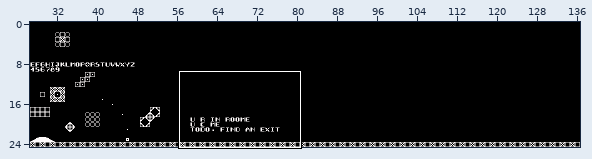
An edit to a level. Tiled map, resources/tile-map.tmx. The picture above shows the old version from afar; the outline marks the close-up.
Close-up. Earlier state:
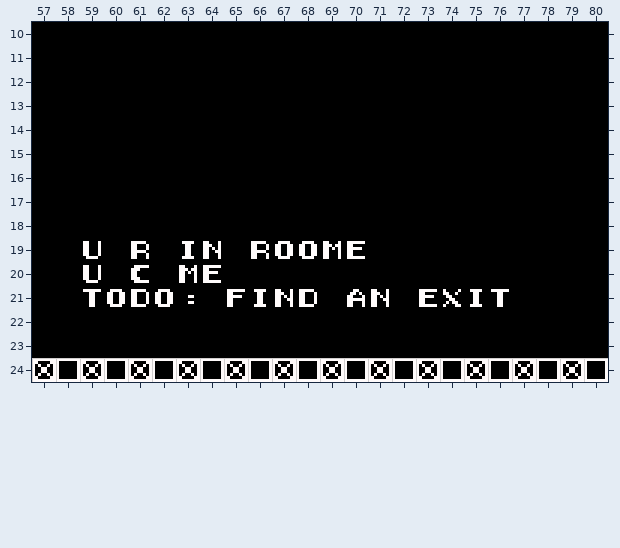
Cells are 8x8 px. Shown: x 57..80, y 10..24. The commit also changed other parts of the map, which this record leaves out.
Once edited:
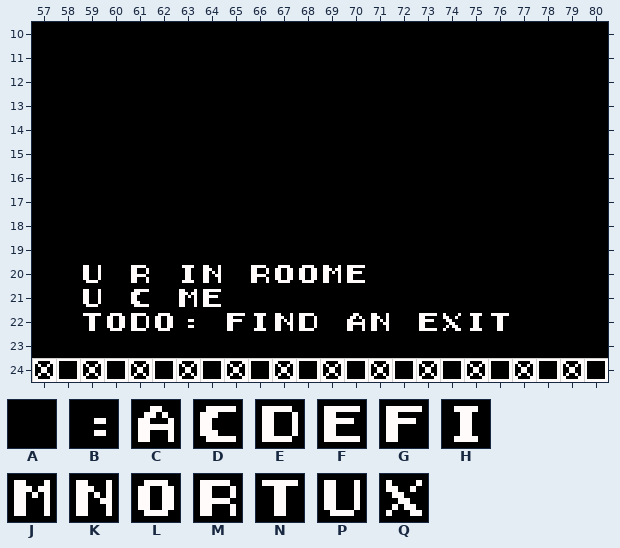
Key: from "charset-1": A 32, B 58, C 65, D 67, E 68, F 69, G 70, H 73, J 77, K 78, L 79, M 82, N 84, P 85, Q 88.
_ is an empty cell.
Diff:
Layer "Tile Layer 1":
The author changed tile C to tile A in row 21 at x 70.
The author changed tile E to tile A in row 21 at x 68.
The author changed tile F to tile A in row 19 at x 70; in row 21 at x 73.
The author changed tile G to tile A in row 21 at x 65.
The author changed tile H to tile A in row 19 at x 63; in row 21 at x 66 and 75.
The author changed tile J to tile A in row 19 at x 69.
The author changed tile K to tile A in row 19 at x 64; in row 21 at x 67 and 71.
The author changed tile L to tile A in row 19 at x 67 to 68; in row 21 at x 60 and 62.
The author changed tile M to tile A in row 19 at x 61 and 66.
The author changed tile N to tile A in row 21 at x 76.
The author changed tile P to tile A in row 19 at x 59.
The author changed tile Q to tile A in row 21 at x 74.
The author changed tile A to tile B in row 22 at x 63.
The author changed tile A to tile C in row 22 at x 70.
The author changed tile E to tile D in row 21 at x 61.
The author changed tile A to tile E in row 22 at x 61 and 68.
The author changed tile A to tile F in row 20 at x 70; in row 21 at x 64; in row 22 at x 73.
The author changed tile A to tile G in row 22 at x 65.
The author changed tile A to tile H in row 22 at x 66 and 75.
The author changed tile J to tile H in row 20 at x 63.
The author changed tile A to tile J in row 20 at x 69.
The author changed tile B to tile J in row 21 at x 63.
The author changed tile A to tile K in row 22 at x 67 and 71.
The author changed tile F to tile K in row 20 at x 64.
The author changed tile A to tile L in row 20 at x 67 to 68; in row 22 at x 60 and 62.
The author changed tile A to tile M in row 20 at x 66.
The author changed tile D to tile M in row 20 at x 61.
The author changed tile A to tile N in row 22 at x 59 and 76.
The author changed tile N to tile P in row 21 at x 59.
The author changed tile A to tile Q in row 22 at x 74.
Changed places in both close-ups, as pixel boxes (x1, y1, x2, y2):
changed: (83, 241, 389, 331)
changed: (419, 289, 509, 331)
